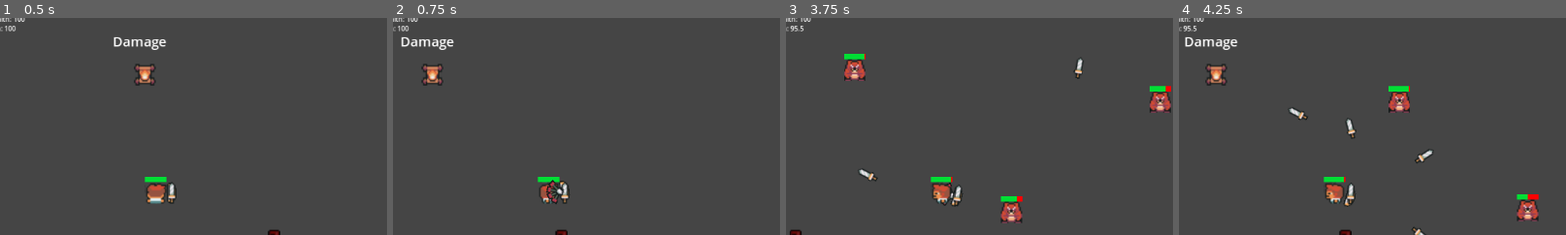
Above: before the commit, frames 1-4 (left to right).
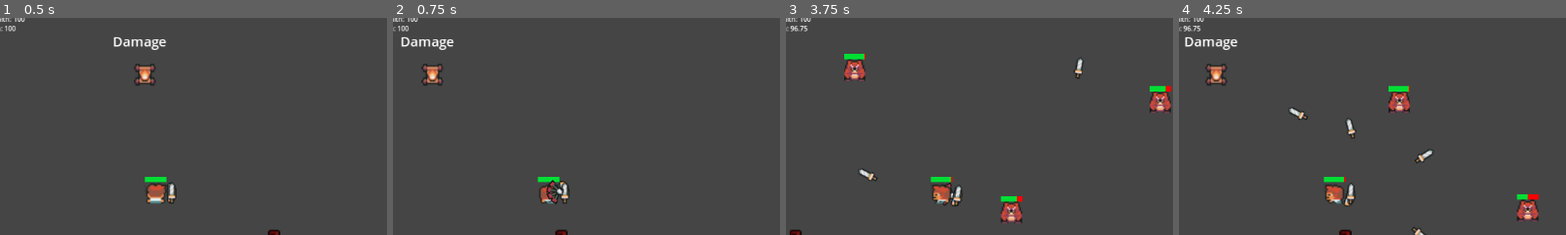
Above: after the commit, the same moments.

Repository: stshryu/GodotTemplates
Game: Godot game, scene res://game/game.tscn
Same seed, same stepped clock (60 frames per second), same inputs: the game is played once before the commit and once after it.
Inputs (mouse positions are % of the whole screen's width and height, from its top left):
- Up to frame 1 (0.5 s): no input
- Up to frame 2 (0.75 s): tap Enter at 0.5 s; move the mouse to (72, 45) at 0.52 s; hold D (right) from 0.53 s (still down); tap Space (dash) at 0.6 s
- Up to frame 3 (3.75 s): move the mouse to (30, 55) at 1.27 s; release D (right) at 1.28 s; hold S (down) 1.28-2.03 s; tap Space (dash) every 0.75 s from 1.35 to 3.6 s; move the mouse to (60, 28) at 2.02 s; hold D (right) 2.03-2.78 s; move the mouse to (45, 70) at 2.77 s; hold W (up) 2.78-3.53 s; move the mouse to (80, 65) at 3.52 s; hold A (left) from 3.53 s (still down)
- Up to frame 4 (4.25 s): keep holding A (left)
The pictures show only the part of the screen within x 30-80%, y 10-60%; the shares and areas given below are measured in that part.

Frame 1 is identical in both runs. In frame 2, 0.1% of the frame differs, in the area x 38-43%, y 76-86%; in frame 3, 0.3%, in the area x 2-43%, y 3-86%; in frame 4, 0.3%.

Commit message:
Add invuln during dashing, and add modifier to animation speed during dash

Diff:
--- a/vampiresurvivortemplate/Player/player.gd
+++ b/vampiresurvivortemplate/Player/player.gd
@@ -9,6 +9,7 @@
 @onready var playerhealthbar = %HealthBar
 @onready var playerstats: PlayerStats = PlayerStats.new()
 @onready var player_ability_node = %ability_ui_control
+@onready var animation_tree = %AnimationTree
 
 var player_upgrades: Array[BaseAmmoStrategy] = []
 var player_weapon_upgrades: Array[BaseWeaponStrategy] = []
@@ -23,6 +24,8 @@
 var can_act: bool = true
 var can_move: bool = true
 var is_moving: bool = false
+var is_casting: bool = false
+var can_be_damaged: bool = true
 
 func _ready():
 	player_level = LevelUpAmmoStrategy.new()
@@ -51,14 +54,15 @@
 		var dash = player_ability_node.get_child(0)
 		dash.use_ability()
 
-	var overlapping_mobs = hurtbox.get_overlapping_bodies()
-	if overlapping_mobs.size() > 0:
-		for mob in overlapping_mobs:
-			if mob.get("mobstats"):
-				playerstats.take_damage(mob.mobstats.damage * delta)
-		playerhealthbar.value = playerstats.current_health
-		if playerstats.current_health <= 0.0:
-			gameover.emit()
+	if can_be_damaged:
+		var overlapping_mobs = hurtbox.get_overlapping_bodies()
+		if overlapping_mobs.size() > 0:
+			for mob in overlapping_mobs:
+				if mob.get("mobstats"):
+					playerstats.take_damage(mob.mobstats.damage * delta)
+			playerhealthbar.value = playerstats.current_health
+			if playerstats.current_health <= 0.0:
+				gameover.emit()
 	_display_player_stats()
 	_display_weapon_stats()
 
--- a/vampiresurvivortemplate/Player/player.tscn
+++ b/vampiresurvivortemplate/Player/player.tscn
@@ -184,7 +184,6 @@
 [sub_resource type="AnimationNodeTimeScale" id="AnimationNodeTimeScale_yl6so"]
 
 [sub_resource type="AnimationNodeBlendTree" id="AnimationNodeBlendTree_y07sp"]
-graph_offset = Vector2(-694.837, -15.9504)
 nodes/PlayerStates/node = ExtResource("6_dcus4")
 nodes/PlayerStates/position = Vector2(-320, 20)
 nodes/TimeScale/node = SubResource("AnimationNodeTimeScale_yl6so")
@@ -259,6 +258,8 @@
 }
 
 [node name="AnimationTree" type="AnimationTree" parent="."]
+unique_name_in_owner = true
+root_node = NodePath("%AnimationTree/..")
 tree_root = SubResource("AnimationNodeBlendTree_y07sp")
 advance_expression_base_node = NodePath("..")
 anim_player = NodePath("../AnimationPlayer")
--- a/vampiresurvivortemplate/Player/player_animation.gd
+++ b/vampiresurvivortemplate/Player/player_animation.gd
@@ -12,4 +12,9 @@
 	animation_tree.set("parameters/PlayerStates/Walk/blend_position", player.last_facing_direction)
 	animation_tree.set("parameters/PlayerStates/Idle/blend_position", player.last_facing_direction)
 
-	animation_tree.set("parameters/TimeScale/scale", 4)
+	set_anim_speed(player)
+
+func set_anim_speed(player: Player) -> void:
+	var playerms = player.playerstats.movement_speed
+	var speed_mult = playerms / 25
+	animation_tree.set("parameters/TimeScale/scale", speed_mult)
--- a/vampiresurvivortemplate/abilities/dash/dash_ability.gd
+++ b/vampiresurvivortemplate/abilities/dash/dash_ability.gd
@@ -44,6 +44,7 @@
 func start_dash_action_lockout():
 	dash_duration_timer.start()
 	parent_entity.can_act = false
+	parent_entity.can_be_damaged = false
 	parent_entity.playerstats.movement_speed += dash_speed_modifier
 	if alternate_dash: # Alternate dashing allows movement to be independent of dash direction
 		var view_mouse = get_viewport().get_mouse_position()
@@ -64,4 +65,5 @@
 
 func _on_dash_duration_timer_timeout():
 	parent_entity.can_act = true
+	parent_entity.can_be_damaged = true
 	parent_entity.playerstats.movement_speed -= dash_speed_modifier
